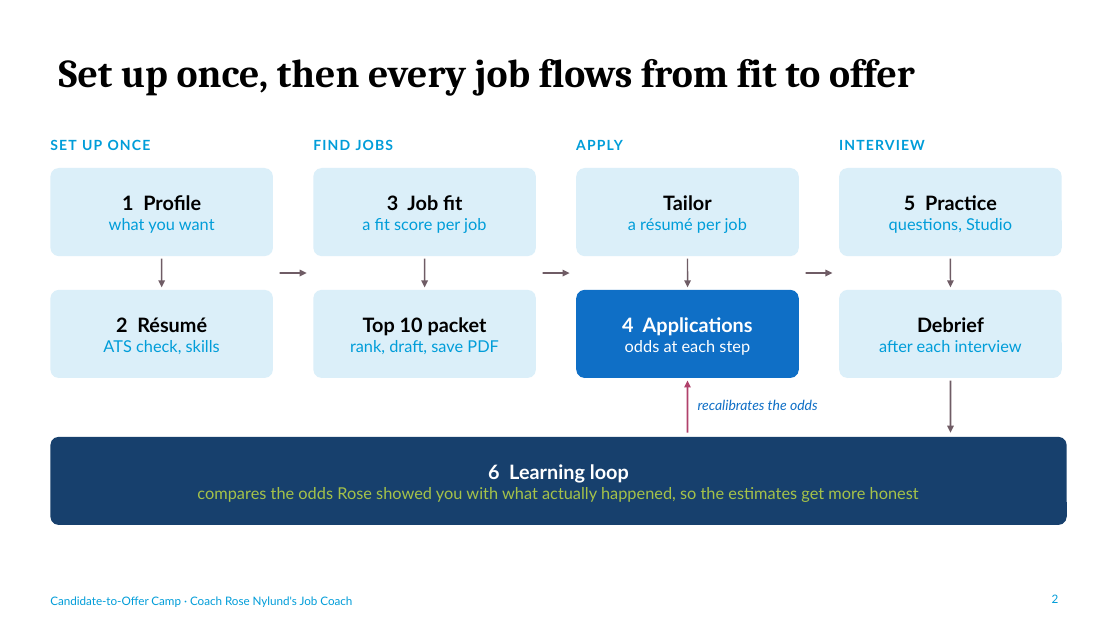
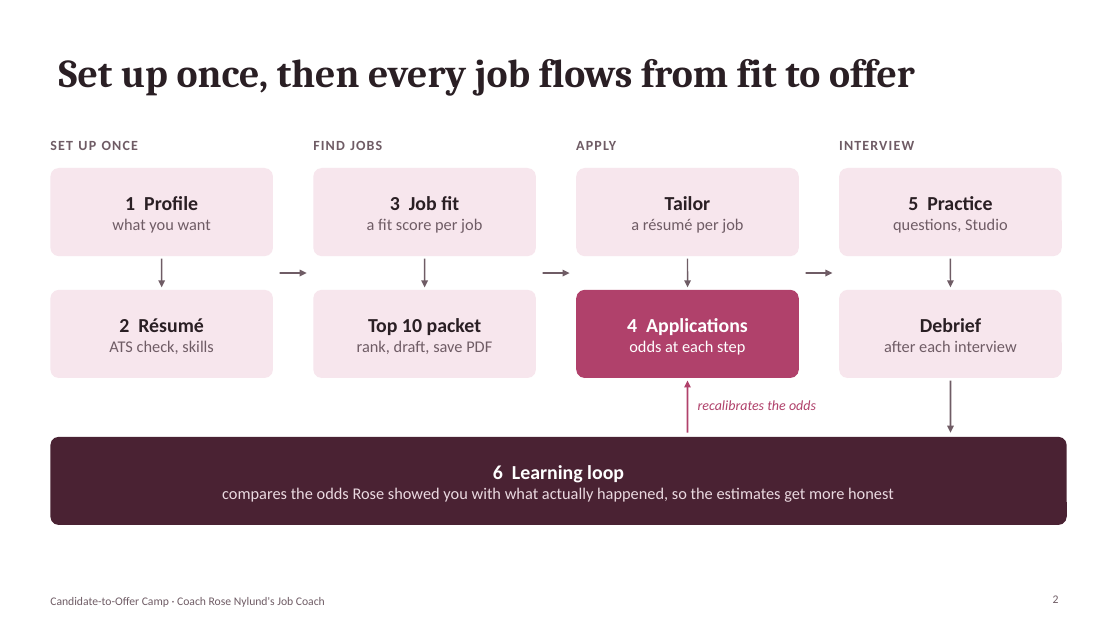
Before and after one commit to scaruana33-code/mock-interviews2, a slide deck: slide 2 of home/docs/Candidate-to-Offer-Camp-Guide-recording-script.ppsx. Drawn at 1120x630 pixels with LibreOffice and Linux fonts; fonts in the diff are those of the drawing. Boxes give left, top, right and bottom in pixels: in the first picture for what was removed or moved away, otherwise in the second. Text is boxed around its words. In the diff, an @@ line names an element or a change of style, - is before the commit and + after.

```diff
--- a/home/docs/Candidate-to-Offer-Camp-Guide-recording-script.ppsx
+++ b/home/docs/Candidate-to-Offer-Camp-Guide-recording-script.ppsx
@@ title "Set up once, then every ..." at box(59, 59, 915, 96): text colour #000000 to #2A1F24 @@
@@ text "1 Profile" at box(112, 196, 211, 233): font Lato to Calibri; text colour #000000 to #2A1F24 in "1 Profile"; text colour #009DD9 to #6F5C65 in "what you want" @@
@@ text "3 Job fit" at box(367, 196, 482, 233): font Lato to Calibri; text colour #000000 to #2A1F24 in "3 Job fit"; text colour #009DD9 to #6F5C65 in "a fit score per job" @@
@@ text "Tailor" at box(631, 196, 743, 233): font Lato to Calibri; text colour #000000 to #2A1F24 in "Tailor"; text colour #009DD9 to #6F5C65 in "a résumé per job" @@
@@ text "5 Practice" at box(893, 196, 1008, 233): font Lato to Calibri; text colour #000000 to #2A1F24 in "5 Practice"; text colour #009DD9 to #6F5C65 in "questions, Studio" @@
@@ text "2 Résumé" at box(109, 318, 213, 354): font Lato to Calibri; text colour #000000 to #2A1F24 in "2 Résumé"; text colour #009DD9 to #6F5C65 in "ATS check, skills" @@
@@ text "Top 10 packet" at box(357, 318, 492, 354): font Lato to Calibri; text colour #000000 to #2A1F24 in "Top 10 packet"; text colour #009DD9 to #6F5C65 in "rank, draft, save PDF" @@
@@ text "4 Applications" at box(627, 318, 748, 355): font Lato to Calibri @@
@@ rounded rectangle at box(576, 290, 799, 378): fill #0F6FC6 to #B0416B @@
@@ text "Debrief" at box(884, 318, 1016, 352): font Lato to Calibri; text colour #000000 to #2A1F24 in "Debrief"; text colour #009DD9 to #6F5C65 in "after each interview" @@
@@ fill #DBEFF9 to #F7E6ED in 7 elements at box(50, 168, 273, 256), box(50, 290, 273, 378), box(313, 168, 536, 256), box(313, 290, 536, 378), box(576, 168, 799, 256), box(839, 168, 1062, 256), box(839, 290, 1062, 378) @@
@@ text "recalibrates the odds" at box(698, 400, 816, 410): font Lato to Calibri, text colour #0F6FC6 to #B0416B @@
@@ text "6 Learning loop" at box(222, 465, 894, 502): font Lato to Calibri; text colour #A5C249 to #EAD9E0 in "compares the odds Rose showed you with ..." @@
@@ rounded rectangle at box(50, 437, 1067, 525): fill #17406D to #4A2233 @@
@@ font Lato to Calibri, text colour #009DD9 to #6F5C65 in 6 elements at box(50, 141, 138, 150), box(313, 141, 382, 150), box(576, 141, 616, 150), box(839, 141, 914, 150), box(50, 597, 325, 607), box(1053, 595, 1059, 603) @@
```
Also in this commit, not shown: 16 other slides changed, 3 slides added, 18 other files.
